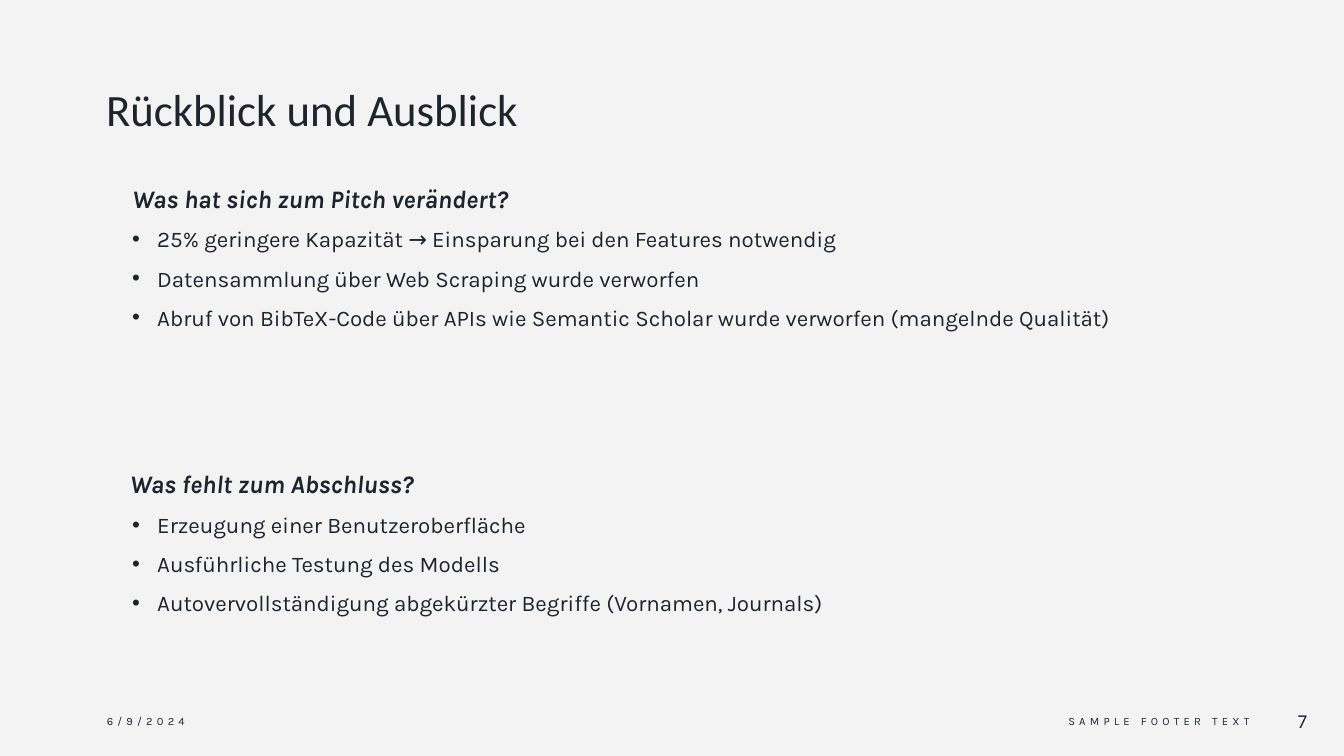
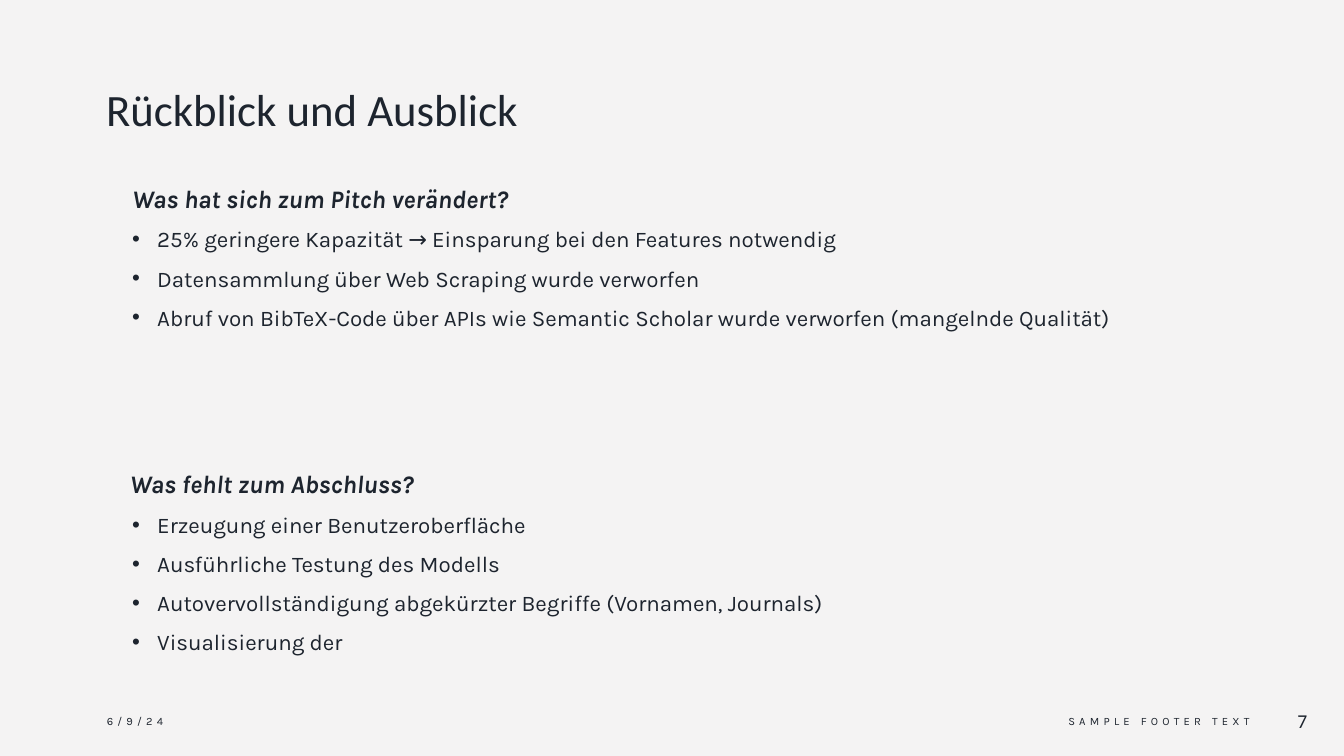
Before and after one commit to LaGit93/bibTexConverter_FaPra63065, a slide deck: slide 7 of Durchstich Vortrag.pptx. Drawn at 1344x756 pixels with LibreOffice and Linux fonts; fonts in the diff are those of the drawing. Boxes give left, top, right and bottom in pixels: in the first picture for what was removed or moved away, otherwise in the second. Text is boxed around its words. In the diff, an @@ line names an element or a change of style, - is before the commit and + after.

```diff
--- a/Durchstich Vortrag.pptx
+++ b/Durchstich Vortrag.pptx
@@ text at <box>157,634,343,656</box>: paragraph added @@
+  • Visualisierung der
@@ text at <box>107,717,163,726</box>: text changed @@
-6/9/2024
+6/9/24
```
Also in this commit, not shown: 5 other slides changed.
